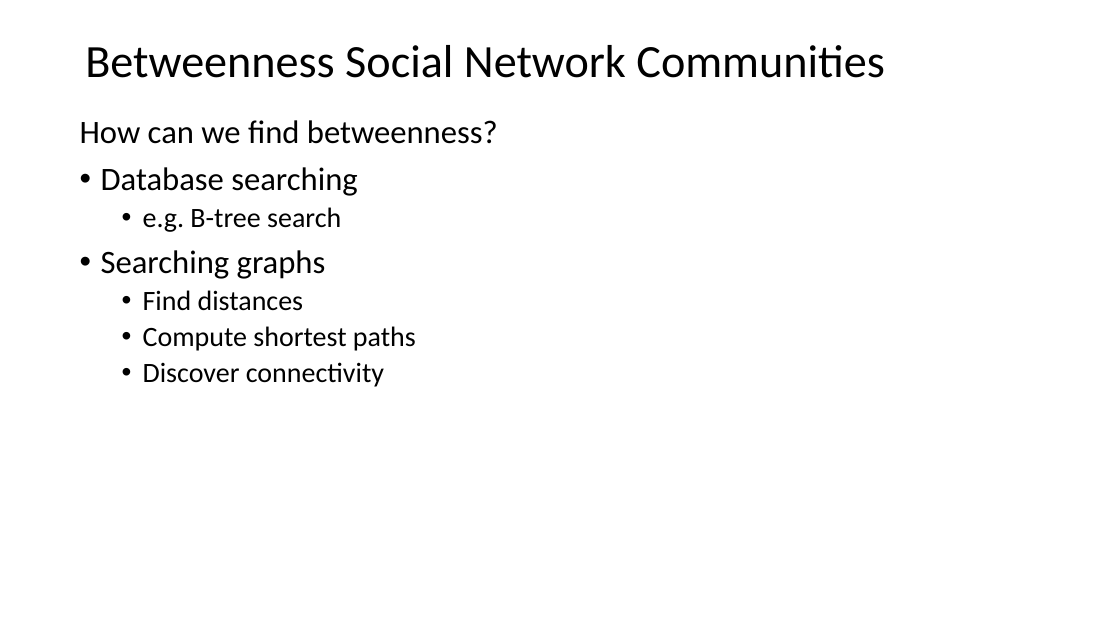
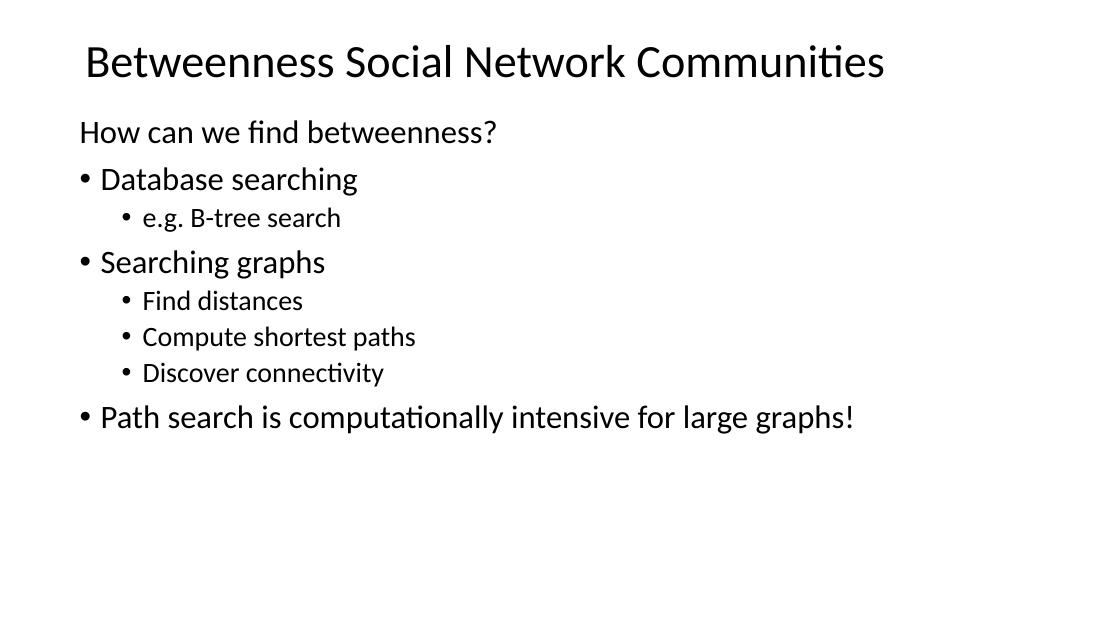
Before and after one commit to StephenElston/CSCI-E-108, a slide deck: slide 23 of slides/9_SocialNetworkAnalysis.pptx (slide 22 before the commit). Drawn at 1120x630 pixels with LibreOffice and Linux fonts; fonts in the diff are those of the drawing. Boxes give left, top, right and bottom in pixels: in the first picture for what was removed or moved away, otherwise in the second. Text is boxed around its words. In the diff, an @@ line names an element or a change of style, - is before the commit and + after.

```diff
--- a/slides/9_SocialNetworkAnalysis.pptx
+++ b/slides/9_SocialNetworkAnalysis.pptx
@@ text at [101,405,855,434]: paragraph added @@
+• Path search is computationally intensive for large graphs!
```
Also in this commit, not shown: 9 other slides changed, 2 slides added.
